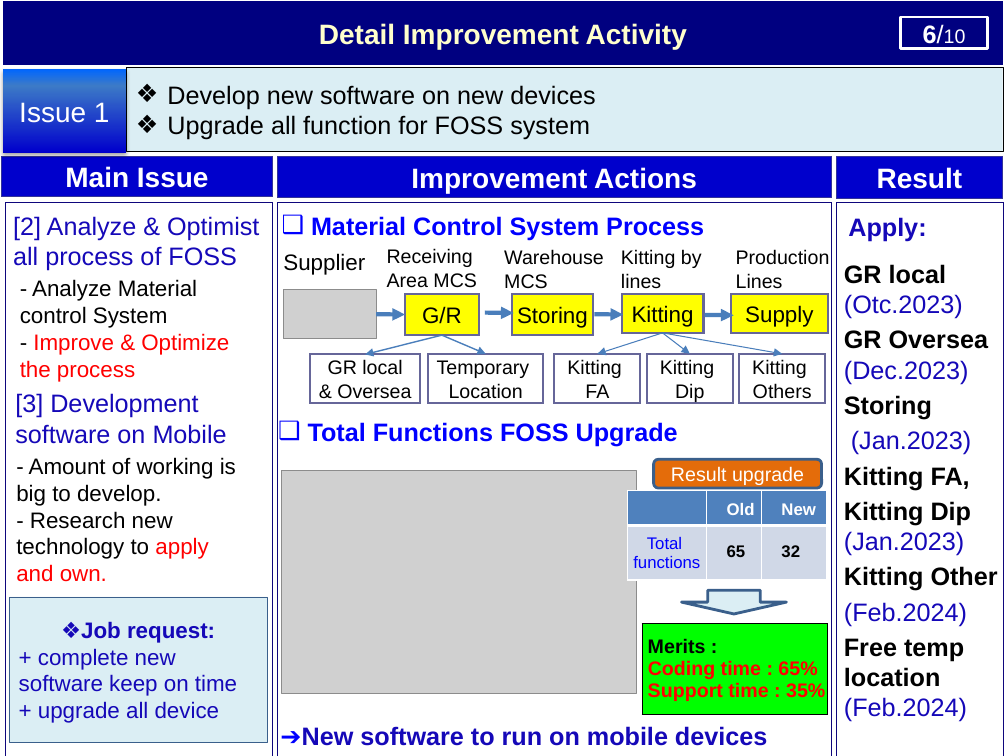
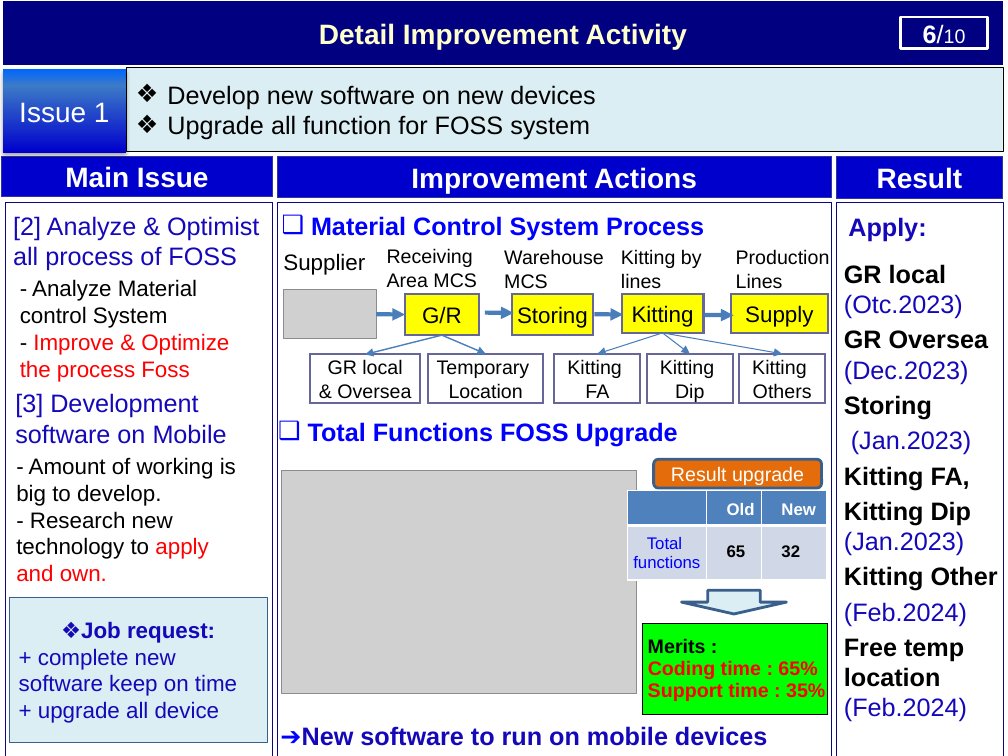
Before and after one commit to thietbicongnghevietnam/ReportPSNV, a slide deck: slide 7 of Report_test.pptx. Drawn at 1008x756 pixels with LibreOffice and Linux fonts; fonts in the diff are those of the drawing; grey boxes stand for pictures. Boxes give left, top, right and bottom in pixels: in the first picture for what was removed or moved away, otherwise in the second. Text is boxed around its words. In the diff, an @@ line names an element or a change of style, - is before the commit and + after.

```diff
--- a/Report_test.pptx
+++ b/Report_test.pptx
@@ text at [20,333,229,382]: text changed @@
-- Improve & Optimize the process
+- Improve & Optimize the process Foss
```
Also in this commit, not shown: 5 other slides changed.
